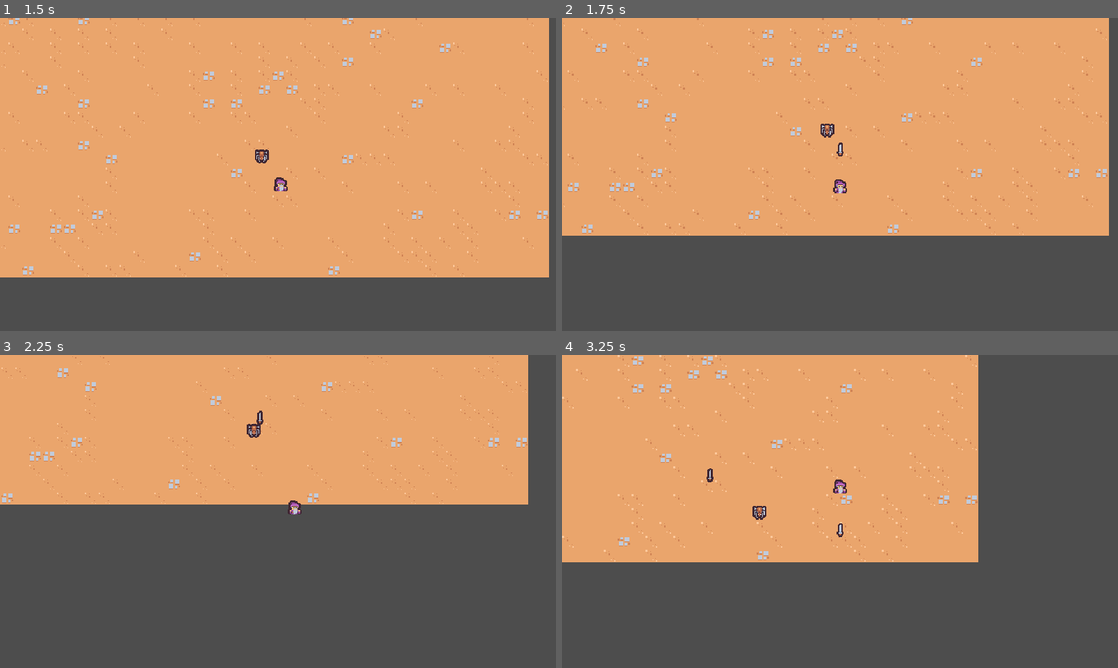
Above: before the commit, frames 1-4 (two rows, left to right).
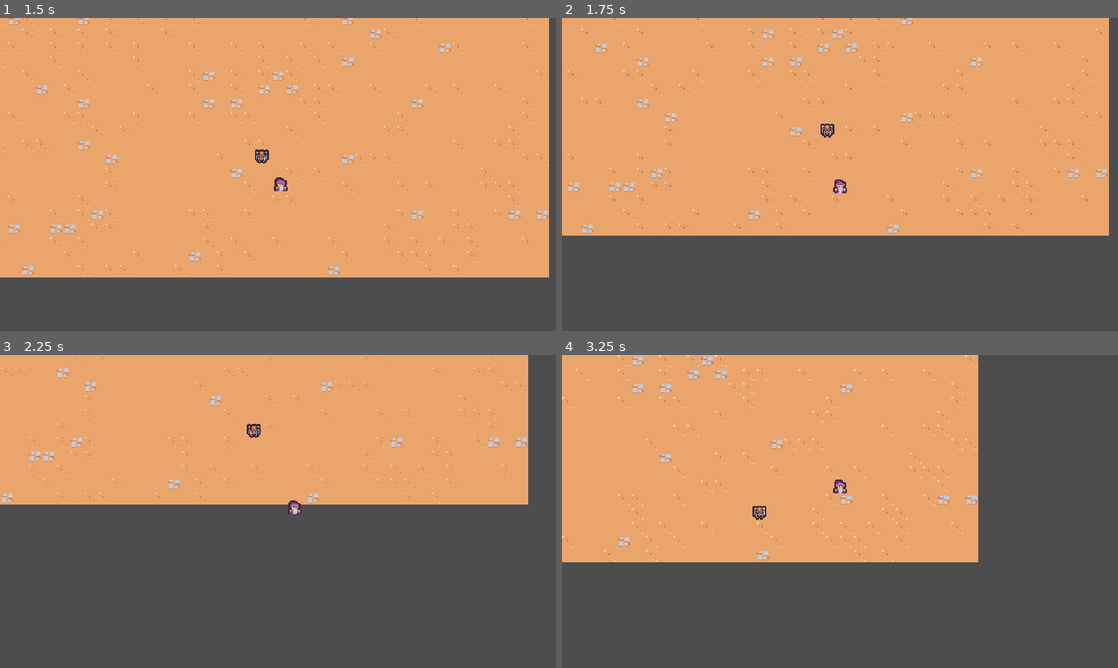
Above: after the commit, the same moments.

Repository: RdotSilva/Godot-2D-Survivor
Game: Godot game, scene res://scenes/main/main.tscn
The game is run twice, just before and just after one commit, with the same random seed, the same clock (stepped at 60 frames per second) and the same inputs.
Inputs:
- Up to frame 1 (1.5 s): hold D (move_right) 0.53-1.28 s; hold S (move_down) from 1.28 s (still down)
- Up to frame 2 (1.75 s): keep holding S (move_down)
- Up to frame 3 (2.25 s): release S (move_down) at 2.03 s; hold D (move_right) from 2.03 s (still down)
- Up to frame 4 (3.25 s): release D (move_right) at 2.78 s; hold W (move_up) from 2.78 s (still down)

Frame 1 is identical in both runs. In frame 2, less than 0.1% of the frame differs, in the area x 49-51%, y 39-45%; in frame 3, less than 0.1%; in frame 4, less than 0.1%, in the area x 26-51%, y 36-59%.

Commit message:
Update basic sword animation

Diff:
--- a/scenes/ability/sword_ability/sword_ability.tscn
+++ b/scenes/ability/sword_ability/sword_ability.tscn
@@ -3,19 +3,31 @@
 [ext_resource type="Texture2D" uid="uid://d1eq5wea73bi8" path="res://scenes/ability/sword_ability/sword.png" id="1_kd2pd"]
 
 [sub_resource type="Animation" id="Animation_owl6c"]
-length = 0.3
-step = 0.1
+length = 0.75
+step = 0.05
 tracks/0/type = "value"
 tracks/0/imported = false
 tracks/0/enabled = true
 tracks/0/path = NodePath("Sprite2D:rotation")
-tracks/0/interp = 1
+tracks/0/interp = 2
 tracks/0/loop_wrap = true
 tracks/0/keys = {
-"times": PackedFloat32Array(0, 0.2),
+"times": PackedFloat32Array(0.2982, 0.4982),
 "transitions": PackedFloat32Array(1, 1),
 "update": 0,
 "values": [0.0, 3.14159]
+}
+tracks/1/type = "value"
+tracks/1/imported = false
+tracks/1/enabled = true
+tracks/1/path = NodePath("Sprite2D:scale")
+tracks/1/interp = 1
+tracks/1/loop_wrap = true
+tracks/1/keys = {
+"times": PackedFloat32Array(0, 0.15, 0.2982, 0.448291, 0.5),
+"transitions": PackedFloat32Array(1, 1, 1, 1, 1),
+"update": 0,
+"values": [Vector2(0, 0), Vector2(1.25, 1.25), Vector2(1, 1), Vector2(2, 2), Vector2(1, 1)]
 }
 
 [sub_resource type="Animation" id="Animation_bwoix"]
@@ -49,5 +61,6 @@
 }
 
 [node name="Sprite2D" type="Sprite2D" parent="."]
+scale = Vector2(1e-05, 1e-05)
 texture = ExtResource("1_kd2pd")
 offset = Vector2(0, -4)
